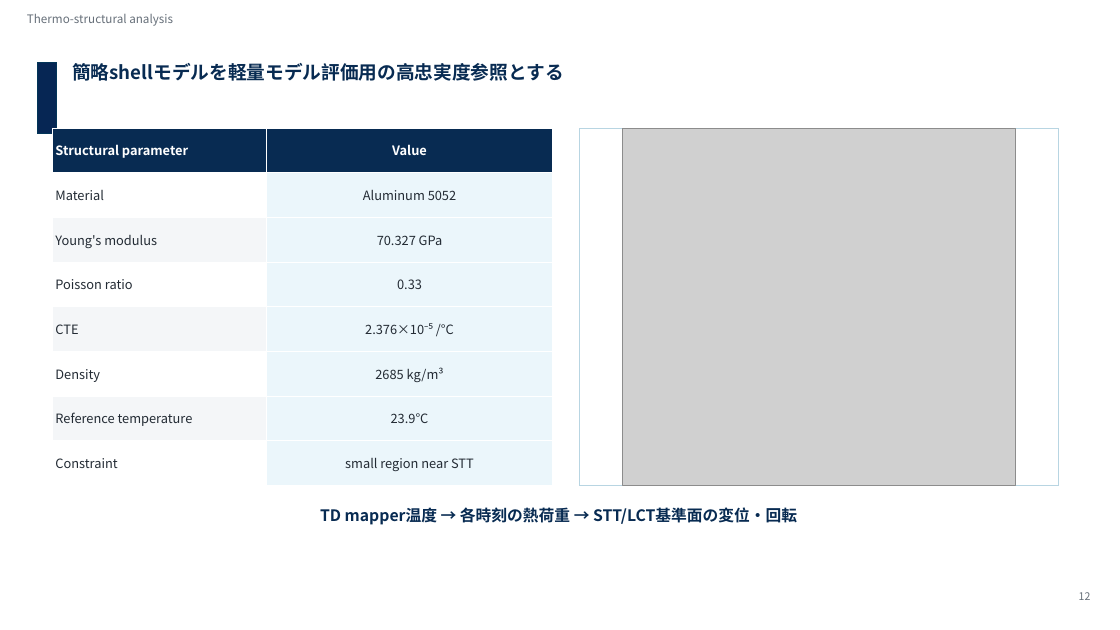
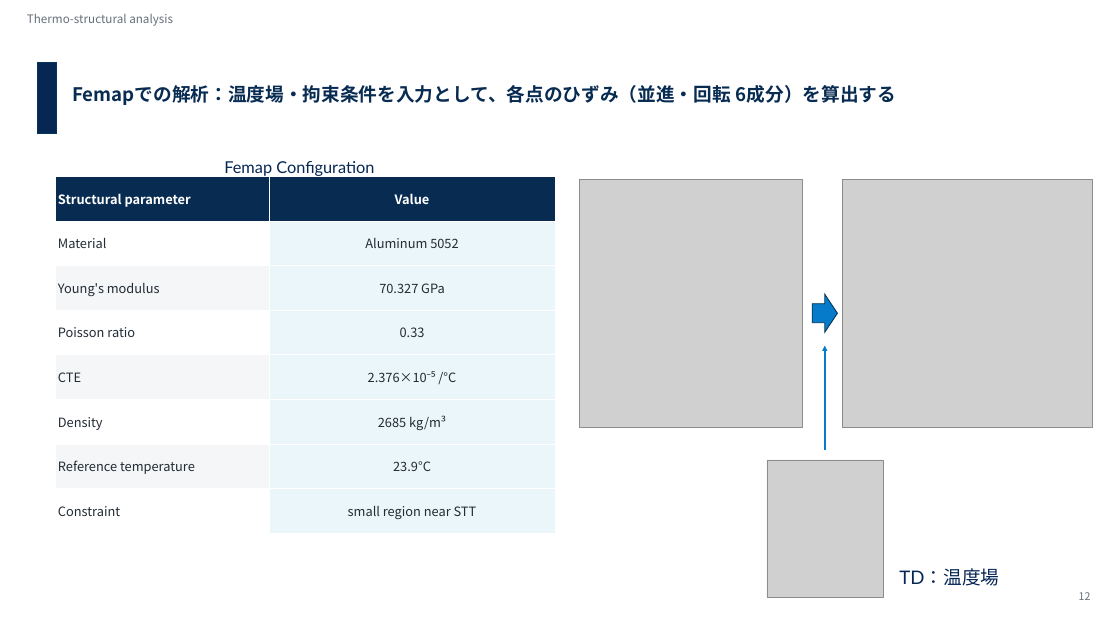
Before and after one commit to Hideki-1029/thermal-deformation-optcomm, a slide deck: slide 11 of papers/seminar/20260721_optcommrg_takamoto_v3_issl.pptx (slide 12 before the commit). Drawn at 1120x630 pixels with LibreOffice and Linux fonts; fonts in the diff are those of the drawing; grey boxes stand for pictures; background and template pictures are left out. Boxes give left, top, right and bottom in pixels: in the first picture for what was removed or moved away, otherwise in the second. Text is boxed around its words. In the diff, an @@ line names an element or a change of style, - is before the commit and + after.

```diff
--- a/papers/seminar/20260721_optcommrg_takamoto_v3_issl.pptx
+++ b/papers/seminar/20260721_optcommrg_takamoto_v3_issl.pptx
@@ text at box(72, 85, 896, 105): text changed @@
-簡略shellモデルを軽量モデル評価用の高忠実度参照とする
+Femapでの解析：温度場・拘束条件を入力として、各点のひずみ（並進・回転 6成分）を算出する
@@ rectangle removed at box(580, 128, 1059, 485) @@
@@ picture removed at box(623, 128, 1015, 485) @@
@@ table: place and size @@
-table at box(53, 128, 552, 485)
+table at box(55, 176, 555, 534)
@@ text added at box(224, 161, 374, 178), 28 pt, text #062654 @@
+Femap Configuration
@@ picture added at box(579, 179, 802, 427) @@
@@ picture added at box(843, 179, 1092, 427) @@
@@ right arrow added at box(812, 294, 838, 332), fill #067BCA, outline #033659 1.5 pt @@
@@ arrow added from (825, 450) to (825, 346), #067BCA 3 pt @@
@@ picture added at box(767, 460, 883, 598) @@
@@ text removed at box(320, 507, 797, 525) @@
-TD mapper温度 → 各時刻の熱荷重 → STT/LCT基準面の変位・回転
@@ text added at box(899, 568, 999, 586), 32 pt, text #062654 @@
+TD：温度場
```
Also in this commit, not shown: 12 other slides changed, 2 slides added, 3 slides removed, 1 other file.
